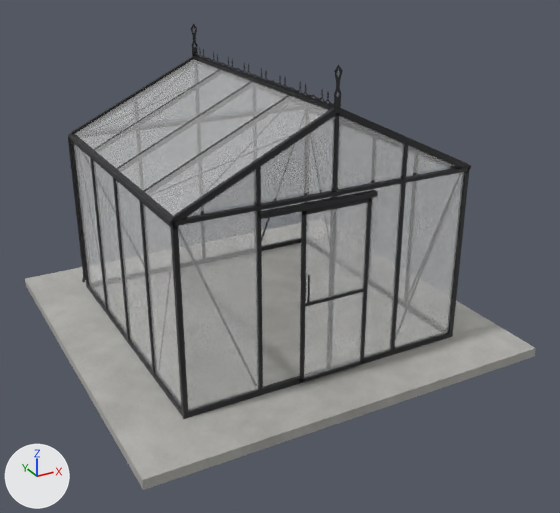
Before and after pictures for a commit that changed the glTF model models/scandiglas/sg-rect-10-2-10-2-decor.glb.
The view is the same before and after, from a 50 mm camera at (-3.65, -4.98, 4.21) aimed at (0.08, 1.81, 0.81). Lighting does not change. The marker at lower left points along +X, +Y and +Z. The older version comes first. Vertices at exactly the same position are counted once.

In view in the first picture: 'scandiglas-rect-10-2-10-2-decor'.
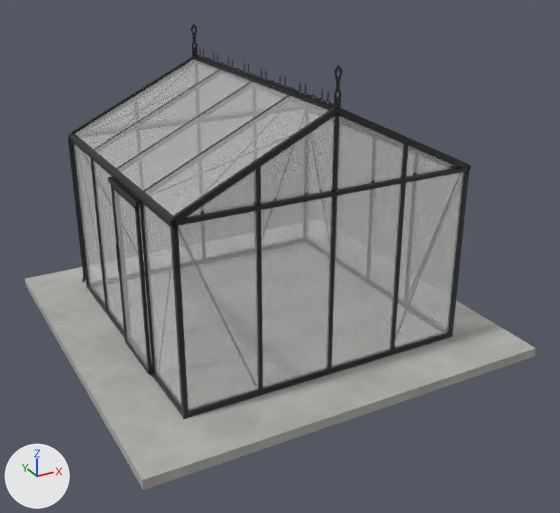
The newer file is also turned or shifted as a whole; pictures and numbers use the older file's frame.

Boxes [x1, y1, x2, y2] around the edits, measured in the pictures (560 x 513 px; the box of a moved part takes in the faces that stretch with it):
part 1 of me_scandiglas, moved or reshaped
    before: [300, 198, 372, 383]
    after: [111, 185, 152, 375]
part 2 of me_scandiglas, moved or reshaped
    before: [116, 180, 152, 367]
    after: [116, 245, 120, 271]
part 3 of me_scandiglas, moved or reshaped (not visible before)
    after: [108, 176, 142, 207]
part 4 of me_scandiglas, moved or reshaped (not visible afterwards)
    before: [300, 288, 364, 307]
part 5 of me_scandiglas, moved or reshaped
    before: [259, 190, 378, 219]
    after: [114, 190, 147, 367]
part 6 of me_scandiglas, moved or reshaped
    before: [307, 275, 310, 303]
    after: [261, 197, 332, 388]
part 7 of me_scandiglas, deleted
    before: [304, 203, 368, 378]
part 8 of me_scandiglas, surface changed
    both: [44, 174, 443, 407]

The change, as a list of edits to the scene's bpy script:
```text
Change me_scandiglas:
    used by ob_scandiglas_rect_10_2_10_2_decor; location = (0.0, 0.0, 0.0)
    remove me_scandiglas.from_pydata(...)  # 13620 vertices, 26411 faces; spans x -2.19..2.19, y 0.0..4.38, z -0.1..3.05
    add me_scandiglas.from_pydata(...)  # 13596 vertices, 26366 faces; spans x -2.19..2.19, y 0.0..4.38, z -0.1..3.05
    me_scandiglas part 1: the loose piece of 70 vertices spanning x -0.36..0.38, y 0.58..0.61, z 0.03..1.81 is turned -90 degrees about the z axis through its middle, then moved by (-1.6, 1.2, 0.0)
    me_scandiglas part 2: the loose piece of 24 vertices spanning x -1.55, y 1.43..2.17, z 0.06..1.89 is scaled about its middle by (3.01, 0.0189, 0.153), then moved by (-0.07, 0.31, 0.07), in mat_powder
    me_scandiglas part 3: the loose piece of 24 vertices spanning x -0.76..-0.02, y 0.62..0.66, z 1.81..1.85 is scaled about its middle by (0.0812, 20.2, 1.25), then moved by (-1.2, 1.15, 0.01)
    me_scandiglas part 4: the loose piece of 24 vertices spanning x -0.36..0.38, y 0.58..0.61, z 0.85..0.88 is turned -90 degrees about the z axis through its middle, then moved by (-1.56, 1.2, 0.96)
    me_scandiglas part 5: the loose piece of 24 vertices spanning x -0.78..0.43, y 0.57..0.63, z 1.82..1.87 is scaled about its middle by (-0.0022, 11.1, 34.2), then moved by (-1.42, 1.2, -0.93), in mat_glass (white #fdfefd)
    me_scandiglas part 6: the loose piece of 24 vertices spanning x -0.3..-0.29, y 0.56..0.57, z 0.9..1.18 is scaled about its middle by (52.8, 0.333, 6.52), then moved by (-0.09, 0.07, -0.07), in mat_glass (white #fdfefd)
    me_scandiglas part 7: the loose piece of 24 vertices spanning x -0.32..0.35, y 0.6, z 0.07..1.77 is deleted
    me_scandiglas part 8: 25012 kept faces spanning x -2.19..2.19, y 0.0..4.38, z -0.1..3.05 get new texture (UV) coordinates
    other edits to the shape of me_scandiglas do not show in these pictures
```
